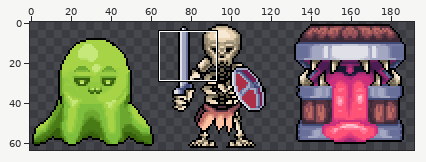
One commit to this sprite sheet: Assets/Sprites/PrototypeSprites/RulletSprites/Pixel_Sprites/character/enemies/rullet_character_enemies_sprite_sheet.png. The first picture is a wide view before the edit; the outline marks the close-up.
Close-up. First the earlier version:
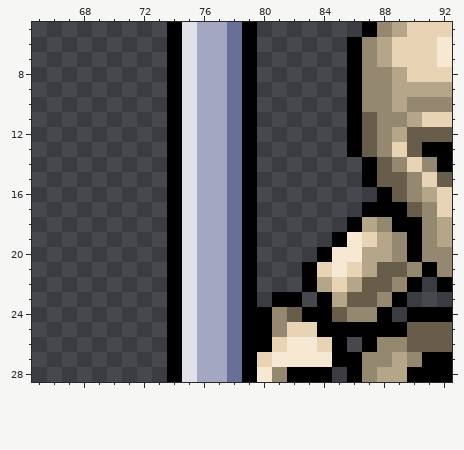
The file is 192x64 pixels. Colours within 5 levels of each other are drawn and written as one. Shown: x 65..92, y 5..28.
Now the later version:
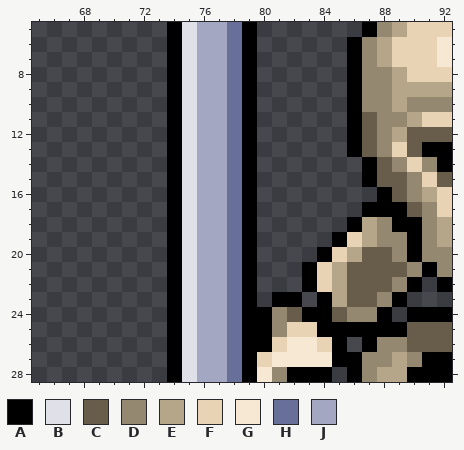
Palette (. is transparent): A #000000  B #dfe0e8  C #685d4a  D #958871  E #b5a589  F #e8d3b4  G #f7e8d3  H #686f99  J #a3a7c2
Message: 몬스터 시트 약간 변경이요 수정함
Difference:
y 19: x 86..88 GFE -> FED
y 20: x 85..88 GGEE -> FECC
y 21: x 85..87 GFE -> ECC
y 22: x 84..86 EFE -> FEC
Pixel boxes of the changes (left, top, right, bottom) in both close-ups:
changed: (317, 232, 392, 292)
